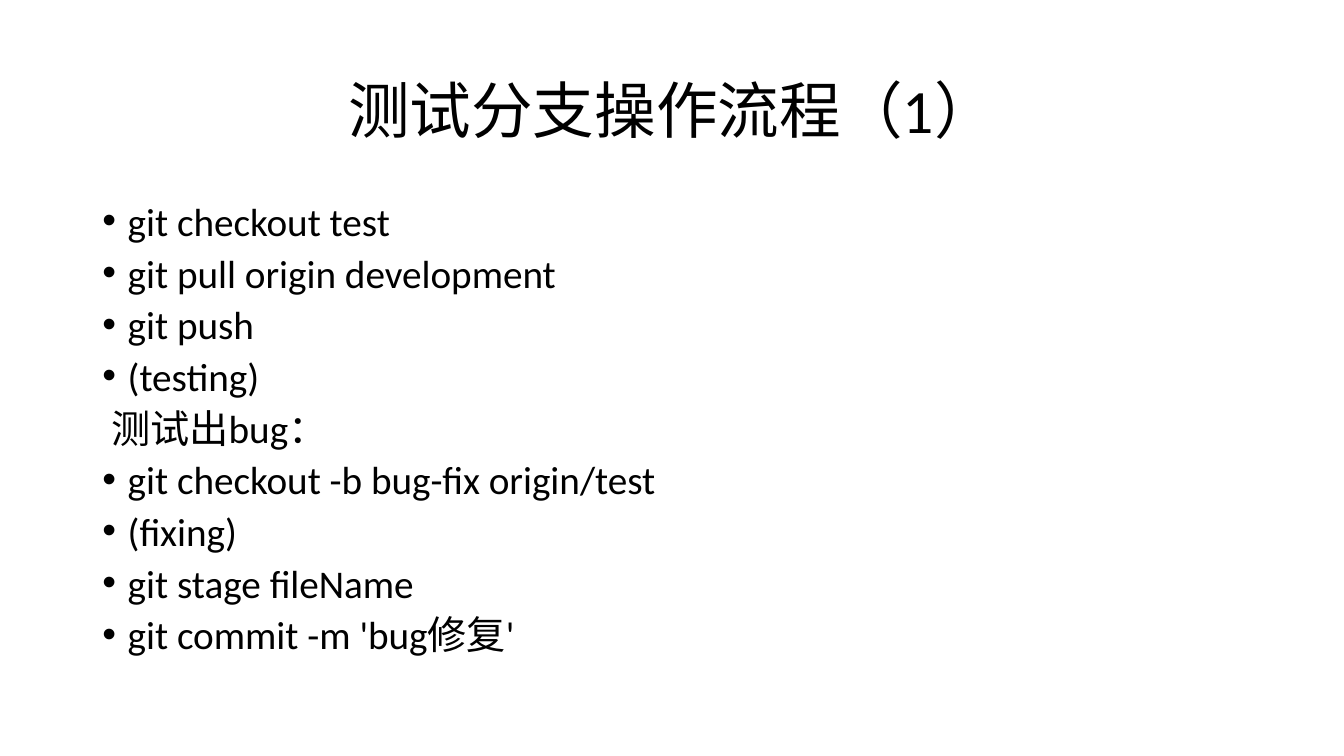
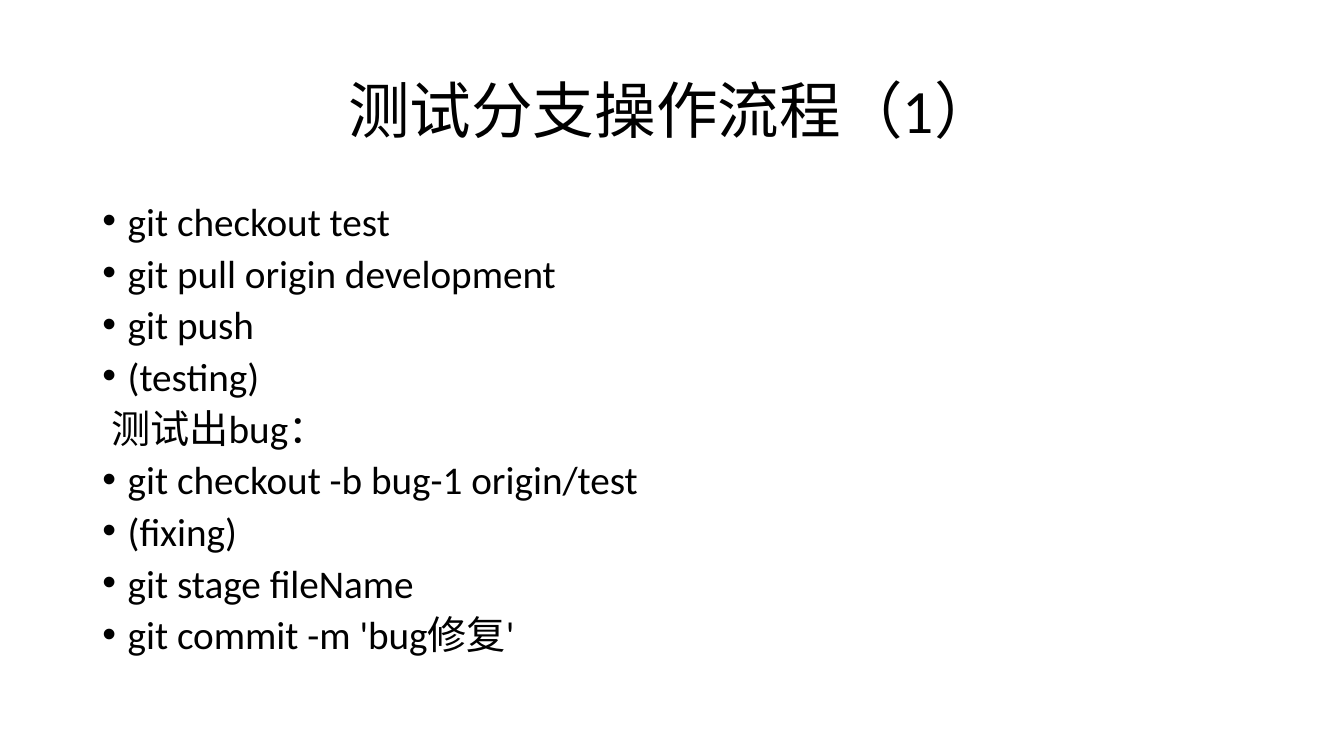
Before and after one commit to ruhuansanmei/gituse, a slide deck: slide 7 of gitUsage.pptx. Drawn at 1344x756 pixels with LibreOffice and Linux fonts; fonts in the diff are those of the drawing. Boxes give left, top, right and bottom in pixels: in the first picture for what was removed or moved away, otherwise in the second. Text is boxed around its words. In the diff, an @@ line names an element or a change of style, - is before the commit and + after.

Commit message:
分支名改为前缀表示法

```diff
--- a/gitUsage.pptx
+++ b/gitUsage.pptx
@@ text at (x1=128, y1=466, x2=638, y2=501): text changed @@
-• git checkout -b bug-fix origin/test
+• git checkout -b bug-1 origin/test
```
Also in this commit, not shown: 2 other slides changed, 1 other file.
